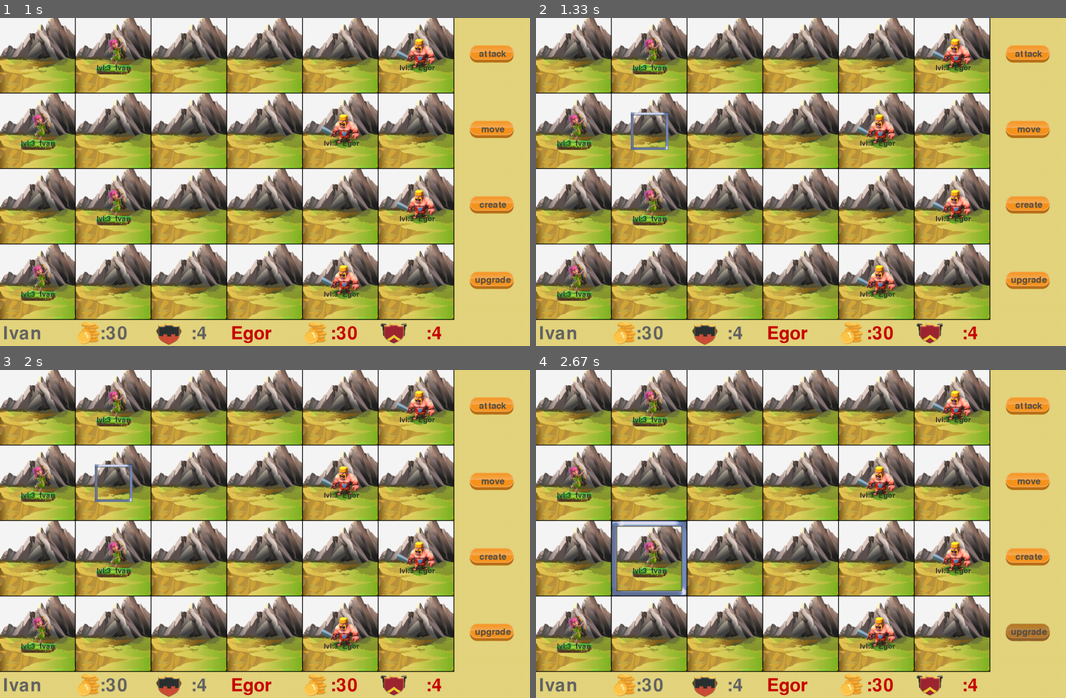
Above: before the commit, frames 1-4 (two rows, left to right).
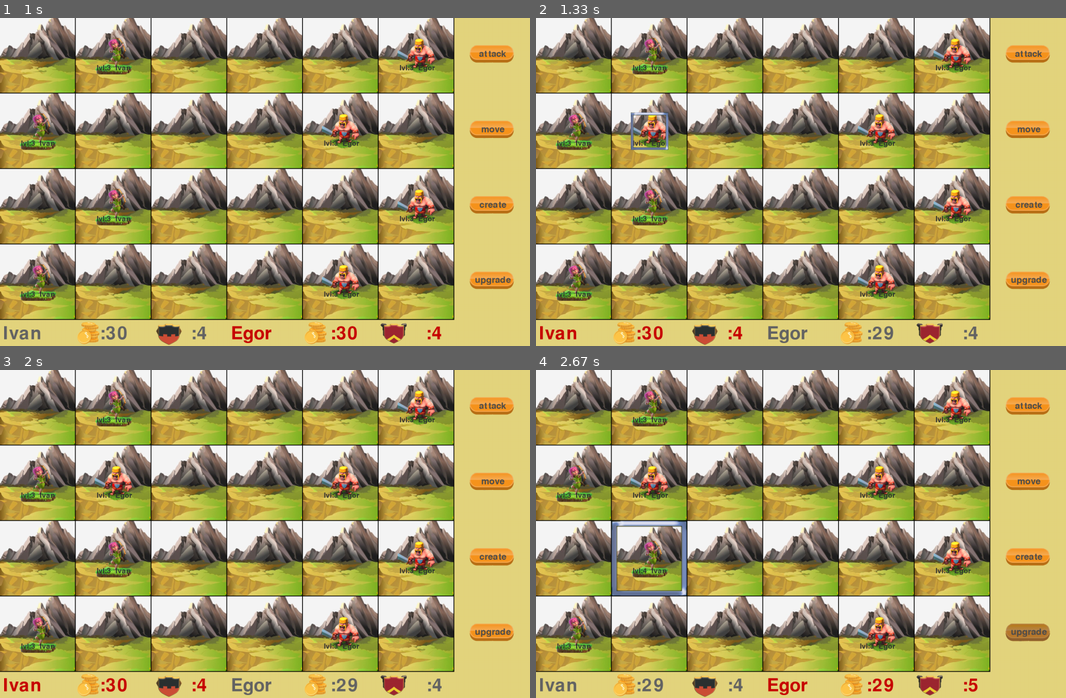
Above: after the commit, the same moments.

Repository: vanka857/MinersArchers
Game: pygame game, started from MinersArchers/Main.py
Two runs of this game, one before a commit and one after it. Both use one fixed random seed, a clock stepped at 60 frames per second and the inputs below.
Inputs (mouse positions are in pixels of both pictures, inside the frame that each line leads up to):
- Up to frame 1 (1 s): hold C 0.33-0.8 s; move the mouse to (243, 195) at 0.37 s; move the mouse to (100, 132) at 0.83 s
- Up to frame 2 (1.33 s): click (636, 132) at 1 s; hold Esc from 1.3 s (still down)
- Up to frame 3 (2 s): move the mouse to (461, 648) at 1.33 s; release Esc at 1.77 s; move the mouse to (74, 524) at 1.8 s
- Up to frame 4 (2.67 s): click (610, 524) at 2 s; click (1002, 658) at 2.53 s

Frame 1 is identical in both runs. In frame 2, 1.0% of the frame differs, in the area x 0-84%, y 29-100%; in frame 3, 1.2%, in the area x 0-84%, y 28-100%; in frame 4, 0.6%.

Commit message:
key control restored

Diff:
--- a/MinersArchers/game/dispatcher/Dispatcher_pygame.py
+++ b/MinersArchers/game/dispatcher/Dispatcher_pygame.py
@@ -1,7 +1,12 @@
 import pygame
 # первые буквы команд для взаимодействия с юнитами через клавиартуру
 from pygame.locals import (
-    K_ESCAPE
+    K_ESCAPE,
+    K_a,
+    K_b,
+    K_c,
+    K_m,
+    K_u
 )
 
 from game.game_control.Controller import Controller
@@ -23,10 +28,8 @@
 
         log.mprint('PyGame Dispatcher created!')
 
-    # available_key_commands = {K_c: "create", K_a: "attack", K_b: "build", K_m: "move", K_u: "upgrade"}
-
     def check_new_commands(self):
-        self.controller.set_keys({"escape": K_ESCAPE})
+        self.controller.set_keys({K_ESCAPE: "escape", K_c: "create", K_a: "attack", K_b: "build", K_m: "move", K_u: "upgrade"})
 
         for event in pygame.event.get():
 
@@ -35,10 +38,8 @@
 
             # пока что оставим поддержку ввода команд с клавиатуры
             if event.type == pygame.KEYDOWN:
-
-                if event.key == K_ESCAPE:
-                    # оповещаем контроллер
-                    self.controller.key_pressed(K_ESCAPE)
+                # оповещаем контроллер
+                self.controller.key_pressed(event.key)
 
             if event.type == pygame.MOUSEMOTION:
                 # оповещаем контроллер
--- a/MinersArchers/game/game_control/Controller.py
+++ b/MinersArchers/game/game_control/Controller.py
@@ -237,9 +237,18 @@
             return
 
         # если была нажата кнопка ESC
-        if key == self.keys["escape"]:
+        if self.keys[key] == "escape":
             self.command.clear()
             self.__game_data.selected = None
+
+        # если ожидаем команду и получаем ее
+        elif self.keys[key] in ("create", "move", "attack", "upgrade"):
+
+            # устанавливаем команду
+            self.command.set_command(self.keys[key])
+
+
+
 
     def execute_command(self, player: Player):
         # если команда сформирована
